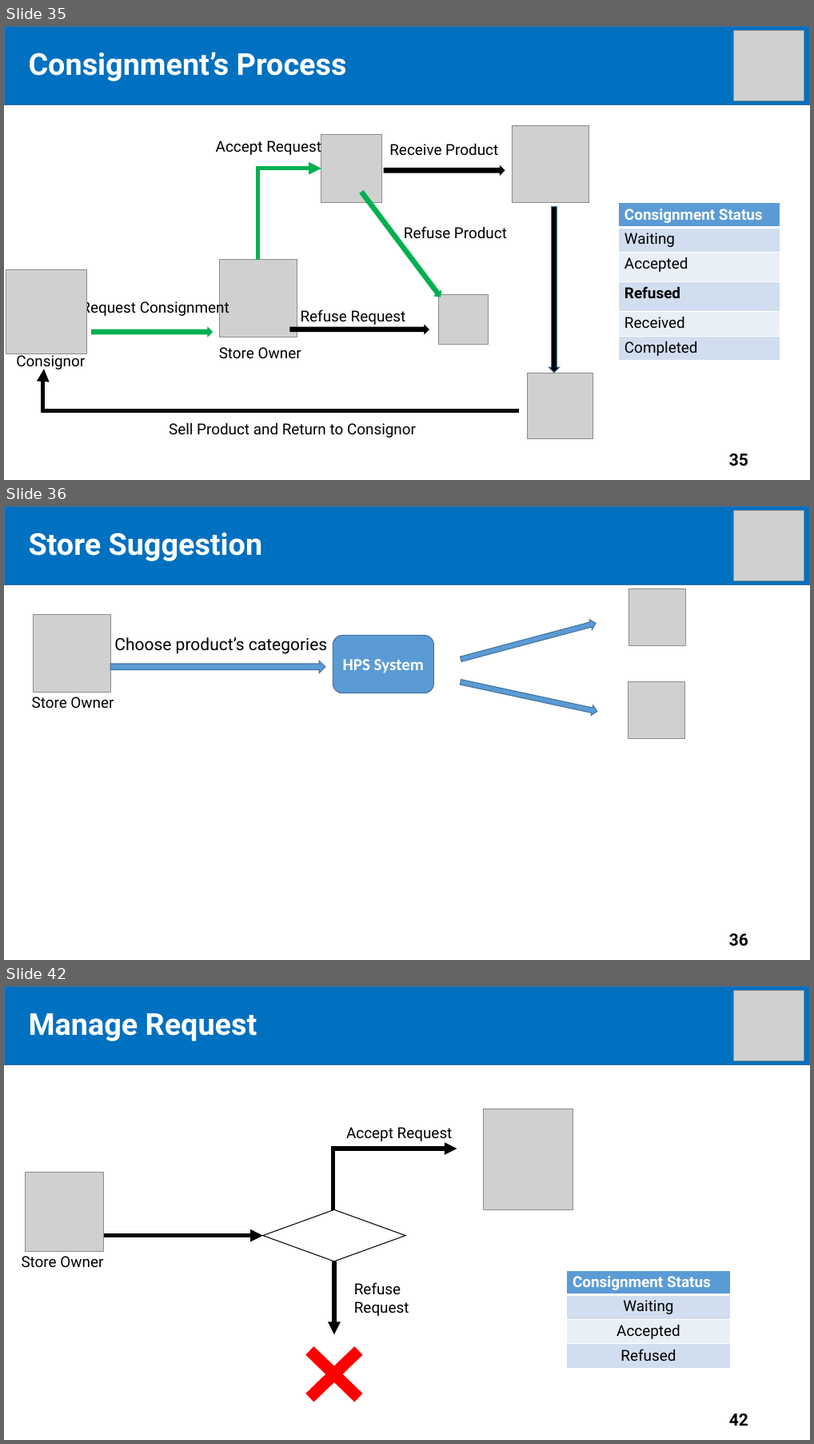
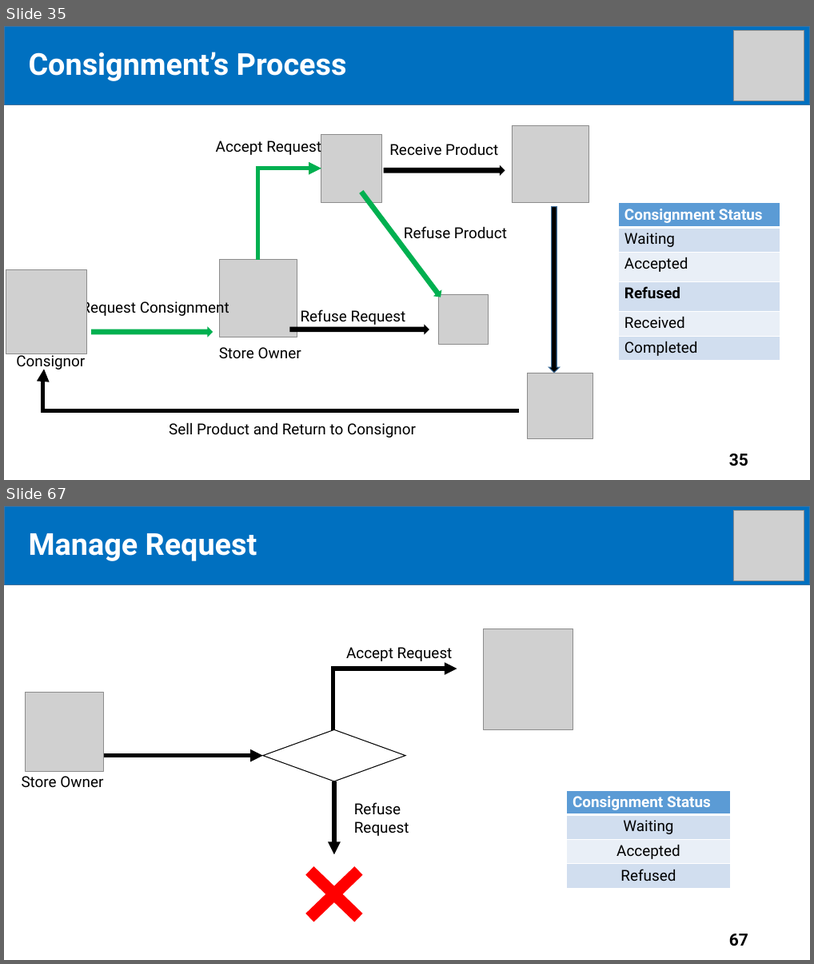
Before and after one commit to tiendan3108/CP, a slide deck: Source/Presentation/PreFinalPresentation.pptx. Shown one above the other, each under a label of ours: slides 35, 36 and 42 before the commit, slides 35 and 67 after it; the slides between them are not shown. The pictures are 814x1444 and 814x964 pixels, drawn with LibreOffice and Linux fonts; fonts in the diff are those of the drawing; grey boxes stand for pictures. Boxes give left, top, right and bottom in pixels: in the first picture for what was removed or moved away, otherwise in the second. Text is boxed around its words. In the diff, an @@ line names an element or a change of style, - is before the commit and + after.

```diff
--- a/Source/Presentation/PreFinalPresentation.pptx
+++ b/Source/Presentation/PreFinalPresentation.pptx
@@ slide 36 removed at bbox=[4, 506, 810, 960], background #FFFFFF @@
@@ rectangle removed at bbox=[4, 506, 810, 584] @@
@@ picture removed at bbox=[734, 510, 804, 580] @@
@@ text removed at bbox=[29, 532, 263, 561] @@
-Store Suggestion
@@ title removed at bbox=[50, 536, 170, 561] @@
-Outline
@@ picture removed at bbox=[629, 589, 686, 646] @@
@@ picture removed at bbox=[33, 614, 110, 692] @@
@@ right arrow removed at bbox=[460, 618, 598, 664] @@
@@ text removed at bbox=[114, 637, 327, 654] @@
-Choose product’s categories
@@ rounded rectangle removed at bbox=[333, 636, 434, 693] @@
-HPS System
@@ right arrow removed at bbox=[110, 661, 326, 673] @@
@@ text removed at bbox=[32, 696, 114, 708] @@
-Store Owner
@@ right arrow removed at bbox=[460, 676, 598, 716] @@
@@ picture removed at bbox=[629, 682, 685, 738] @@
@@ page number removed at bbox=[730, 933, 749, 946] @@
-36
@@ what was slide 42 is now slide 67 @@
@@ page number at bbox=[730, 933, 749, 946]: text changed @@
-42
+67
```
Also in this commit, not shown: 4 slides changed, 27 slides added, 1 other slide removed.
